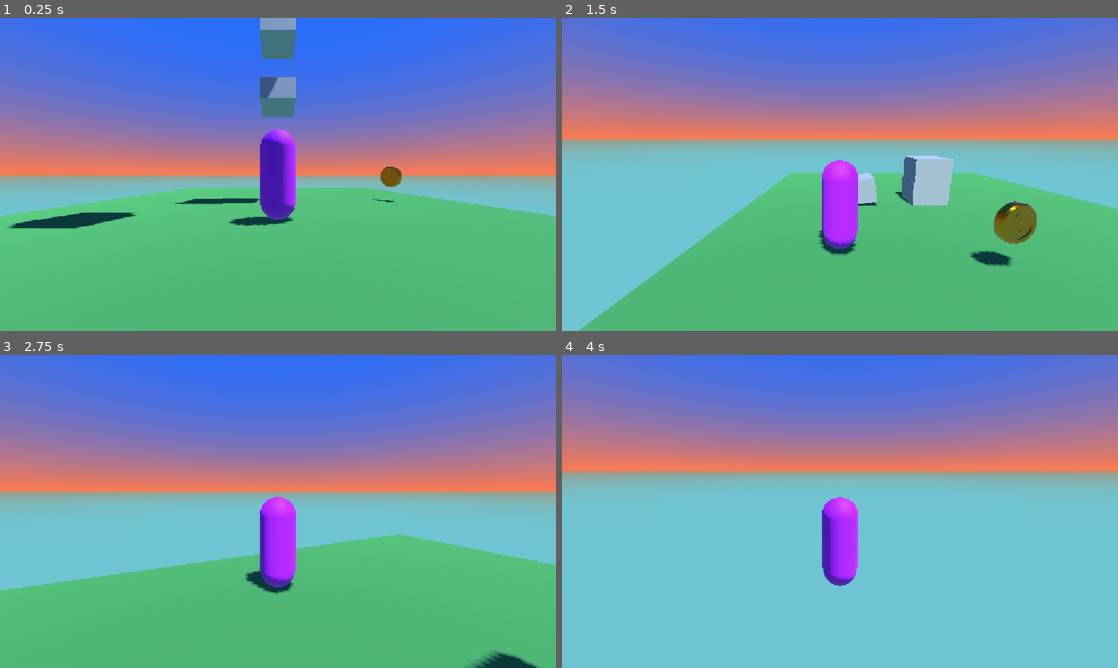
Above: before the commit, frames 1-4 (two rows, left to right).
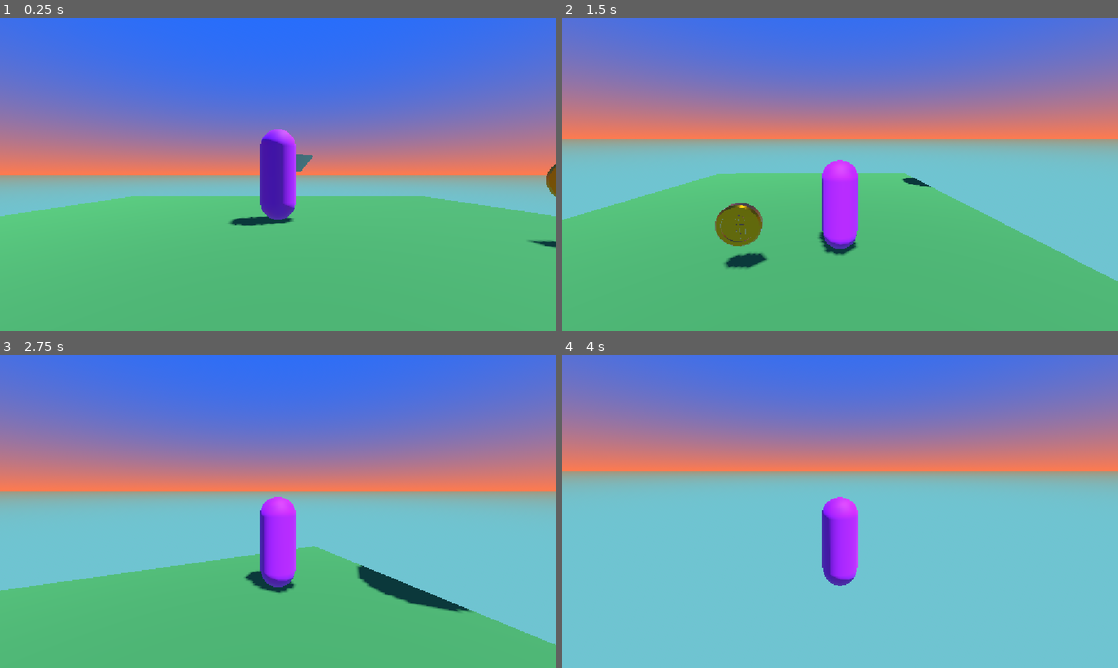
Above: after the commit, the same moments.

Repository: AChandarana/godot_experiments
Game: Godot game, scene res://level_1.tscn
Two runs of this game, one before a commit and one after it. Both use one fixed random seed, a clock stepped at 60 frames per second and the inputs below. The project has no main scene, so this scene is started directly.
Inputs (mouse positions are in pixels of both pictures, inside the frame that each line leads up to):
- Up to frame 1 (0.25 s): no input
- Up to frame 2 (1.5 s): tap Enter (ui_accept) at 0.5, 0.77 s; move the mouse to (962, 158) at 0.52 s; hold D (move_right) 0.53-1.28 s; click (962, 158) at 0.67 s; move the mouse to (812, 174) at 1.27 s; hold W (move_forward) from 1.28 s (still down)
- Up to frame 3 (2.75 s): keep holding W (move_forward); tap Enter (ui_accept) at 1.52 s; move the mouse to (289, 505) at 2.02 s
- Up to frame 4 (4 s): keep holding W (move_forward); move the mouse to (834, 517) at 2.77 s; tap Enter (ui_accept) at 3.02, 3.77 s; move the mouse to (878, 514) at 3.52 s

The runs differ from the first frame. In frame 1, 4.1% of the frame differs, in the area x 1-100%, y 0-74%; in frame 2, 17%, in the area x 0-100%, y 44-100%; in frame 3, 8.3%; in frame 4, less than 0.1%.

Commit message:
Added moving platform

Diff:
--- /dev/null
+++ b/3D Tutorial/floor_2.gd
@@ -0,0 +1,11 @@
+extends StaticBody3D
+
+
+# Called when the node enters the scene tree for the first time.
+func _ready() -> void:
+	pass # Replace with function body.
+
+
+# Called every frame. 'delta' is the elapsed time since the previous frame.
+func _process(delta: float) -> void:
+	pass
--- a/3D Tutorial/level_1.tscn
+++ b/3D Tutorial/level_1.tscn
@@ -1,8 +1,8 @@
 [gd_scene format=3 uid="uid://bk1mrethdpvdy"]
 
-[ext_resource type="PackedScene" uid="uid://b6p7q18jsde1i" path="res://block.tscn" id="1_3hls8"]
 [ext_resource type="PackedScene" uid="uid://bn254t46qxf72" path="res://player.tscn" id="2_hbghi"]
 [ext_resource type="Environment" uid="uid://dvh6des78glfn" path="res://Assets/Resources/sunset_ocean_sky.tres" id="4_ihfcg"]
+[ext_resource type="PackedScene" uid="uid://dbohaflh3mvhv" path="res://moving_platform.tscn" id="4_rka8t"]
 [ext_resource type="PackedScene" uid="uid://spb6nkpmeljd" path="res://coin.tscn" id="5_rka8t"]
 
 [sub_resource type="StandardMaterial3D" id="StandardMaterial3D_ts8vd"]
@@ -16,18 +16,6 @@
 size = Vector3(10, 0.5, 10)
 
 [node name="Level1" type="Node3D" unique_id=1510560022]
-
-[node name="Blocks" type="Node3D" parent="." unique_id=312584820]
-transform = Transform3D(1, 0, 0, 0, 1, 0, 0, 0, 1, 0, 0, -0.22953773)
-
-[node name="Block1" parent="Blocks" unique_id=1008065366 instance=ExtResource("1_3hls8")]
-transform = Transform3D(1, 0, 0, 0, 0.968941, 0.24729213, 0, -0.24729213, 0.968941, 0, 3.3441014, 0)
-
-[node name="Block2" parent="Blocks" unique_id=253833390 instance=ExtResource("1_3hls8")]
-transform = Transform3D(1, 0, 0, 0, 0.968941, 0.24729213, 0, -0.24729213, 0.968941, 0, 5.201692, 0)
-
-[node name="Block3" parent="Blocks" unique_id=979286396 instance=ExtResource("1_3hls8")]
-transform = Transform3D(1, 0, 0, 0, 0.8776931, 0.47922295, 0, -0.47922295, 0.8776931, 0, 8.441929, 1.891005)
 
 [node name="Floor" type="StaticBody3D" parent="." unique_id=1419956499]
 transform = Transform3D(1, 0, 0, 0, 1, 0, 0, 0, 1, 0, -0.24692464, 0)
@@ -44,14 +32,13 @@
 shadow_enabled = true
 
 [node name="Player" parent="." unique_id=995211727 instance=ExtResource("2_hbghi")]
-transform = Transform3D(1, 0, 0, 0, 1, 0, 0, 0, 1, 0, 0.7064614, 2.5322711)
+transform = Transform3D(1, 0, 0, 0, 1, 0, 0, 0, 1, 0, 0.7064614, -1.2801349)
 
-[node name="Camera3D" type="Camera3D" parent="." unique_id=755111766]
-transform = Transform3D(1, 0, 0, 0, 0.9201858, 0.391482, 0, -0.391482, 0.9201858, -0.08609676, 4.594479, 7.8198657)
-fov = 80.7
-
-[node name="Coin" parent="." unique_id=1566483664 instance=ExtResource("5_rka8t")]
+[node name="Coin1" parent="." unique_id=1566483664 instance=ExtResource("5_rka8t")]
 transform = Transform3D(1, 0, 0, 0, 1, 0, 0, 0, 1, 3.278983, 0.6861429, 0)
 
 [node name="WorldEnvironment" type="WorldEnvironment" parent="." unique_id=1991187368]
 environment = ExtResource("4_ihfcg")
+
+[node name="Moving Platform" parent="." unique_id=919575578 instance=ExtResource("4_rka8t")]
+transform = Transform3D(1, 0, 0, 0, 1, 0, 0, 0, 1, 0.39892673, 0, -6.0333204)
--- /dev/null
+++ b/3D Tutorial/moving_platform.gd
@@ -0,0 +1,29 @@
+extends AnimatableBody3D
+
+const MOVEMENT_SPEED = 5.0
+const HEIGHT_MAX = 10.0
+const HEIGHT_MIN = 0.0
+
+var up := true
+var starting_height: float
+
+
+func _ready() -> void:
+	starting_height = position.y
+
+
+func _physics_process(delta: float) -> void:
+	var min_height := starting_height + HEIGHT_MIN
+	var max_height := starting_height + HEIGHT_MAX
+	var target_height := max_height if up else min_height
+
+	position.y = move_toward(
+		position.y,
+		target_height,
+		MOVEMENT_SPEED * delta
+	)
+
+	if position.y >= max_height:
+		up = false
+	elif position.y <= min_height:
+		up = true
--- /dev/null
+++ b/3D Tutorial/moving_platform.tscn
@@ -0,0 +1,21 @@
+[gd_scene format=3 uid="uid://dbohaflh3mvhv"]
+
+[ext_resource type="Script" uid="uid://bpkv6ealws40o" path="res://moving_platform.gd" id="1_q06lf"]
+
+[sub_resource type="CylinderMesh" id="CylinderMesh_rjfiy"]
+top_radius = 1.0
+height = 0.6
+
+[sub_resource type="CylinderShape3D" id="CylinderShape3D_223sr"]
+height = 0.1331299
+radius = 1.0
+
+[node name="Moving Platform" type="AnimatableBody3D" unique_id=883134955]
+script = ExtResource("1_q06lf")
+
+[node name="MeshInstance3D" type="MeshInstance3D" parent="." unique_id=816576906]
+mesh = SubResource("CylinderMesh_rjfiy")
+
+[node name="CollisionShape3D" type="CollisionShape3D" parent="." unique_id=2048418189]
+transform = Transform3D(1, 0, 0, 0, 1, 0, 0, 0, 1, 0, 0.23343506, 0)
+shape = SubResource("CylinderShape3D_223sr")
Not shown, added: 3D Tutorial/floor_2.gd.uid
Not shown, added: 3D Tutorial/moving_platform.gd.uid
